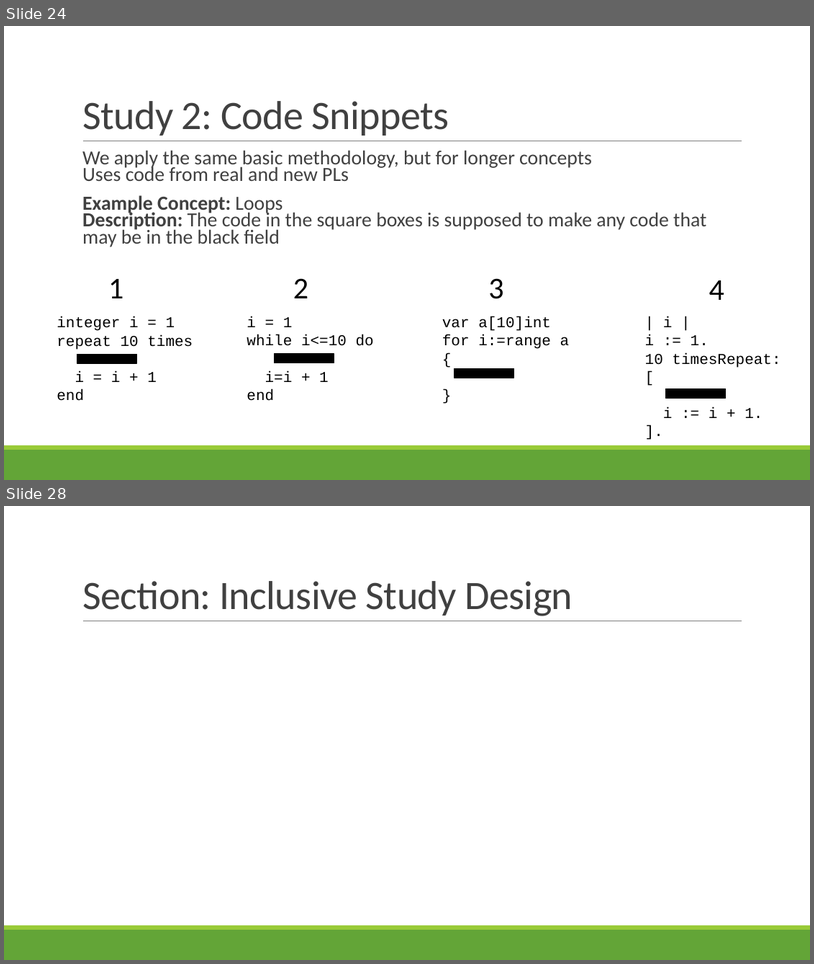
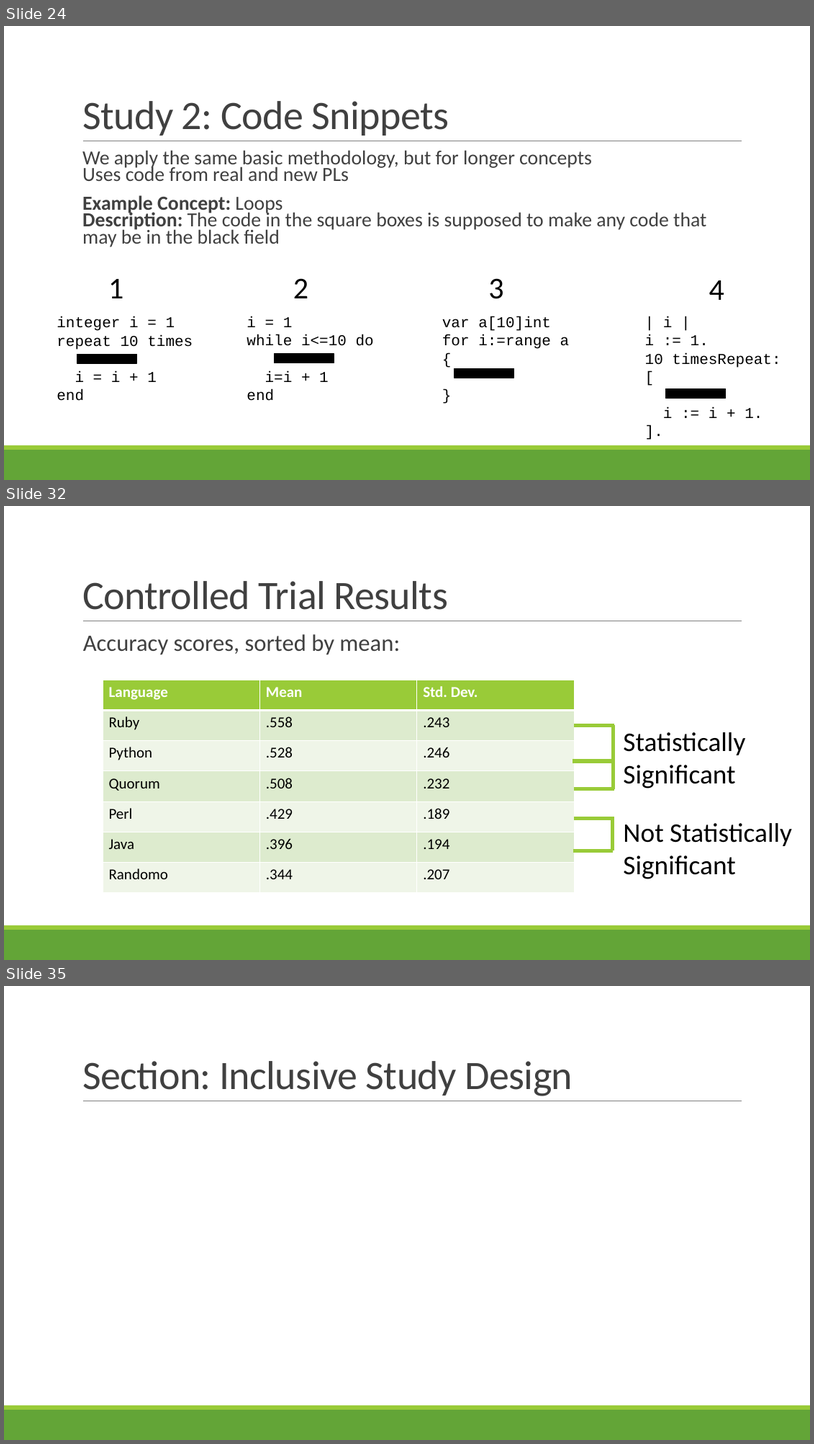
Before and after one commit to rbohrer/pl-course, a slide deck: LectureSlides/09Design2.pptx. Shown one above the other, each under a label of ours: slides 24 and 28 before the commit, slides 24, 32 and 35 after it; the slides between them are not shown. The pictures are 814x964 and 814x1444 pixels, drawn with LibreOffice and Linux fonts; fonts in the diff are those of the drawing. Boxes give left, top, right and bottom in pixels: in the first picture for what was removed or moved away, otherwise in the second. Text is boxed around its words. In the diff, an @@ line names an element or a change of style, - is before the commit and + after.

```diff
--- a/LectureSlides/09Design2.pptx
+++ b/LectureSlides/09Design2.pptx
@@ slide 32 added at box(4, 506, 810, 960), background #FFFFFF; not listed: 3 template elements that a slide beside it also shows @@
@@ title added at box(82, 581, 449, 610), 48 pt, text #404040 @@
+Controlled Trial Results
@@ text added at box(83, 634, 400, 655), 28 pt, text #404040 @@
+  Accuracy scores, sorted by mean:
@@ table added at box(103, 680, 574, 893), 7 rows, 3 columns @@
+Language | Mean | Std. Dev.
+Ruby | .558 | .243
+Python | .528 | .246
+Quorum | .508 | .232
+Perl | .429 | .189
+Java | .396 | .194
+Randomo | .344 | .207
@@ line added from (574, 725) to (615, 725), #99CB38 4.5 pt @@
@@ line added from (613, 725) to (613, 788), #99CB38 4.5 pt @@
@@ text added at box(623, 732, 746, 788), 32 pt, text #000000 @@
+Statistically Significant
@@ line added from (573, 761) to (612, 761), #99CB38 4.5 pt @@
@@ line added from (574, 788) to (615, 788), #99CB38 4.5 pt @@
@@ line added from (574, 818) to (615, 818), #99CB38 4.5 pt @@
@@ line added from (612, 818) to (612, 850), #99CB38 4.5 pt @@
@@ text added at box(623, 823, 792, 879), 32 pt, text #000000 @@
+Not Statistically Significant
@@ line added from (574, 850) to (613, 850), #99CB38 4.5 pt @@
@@ what was slide 28 is now slide 35 @@
```
Also in this commit, not shown: 2 slides changed, 15 other slides added, 1 slide removed.
